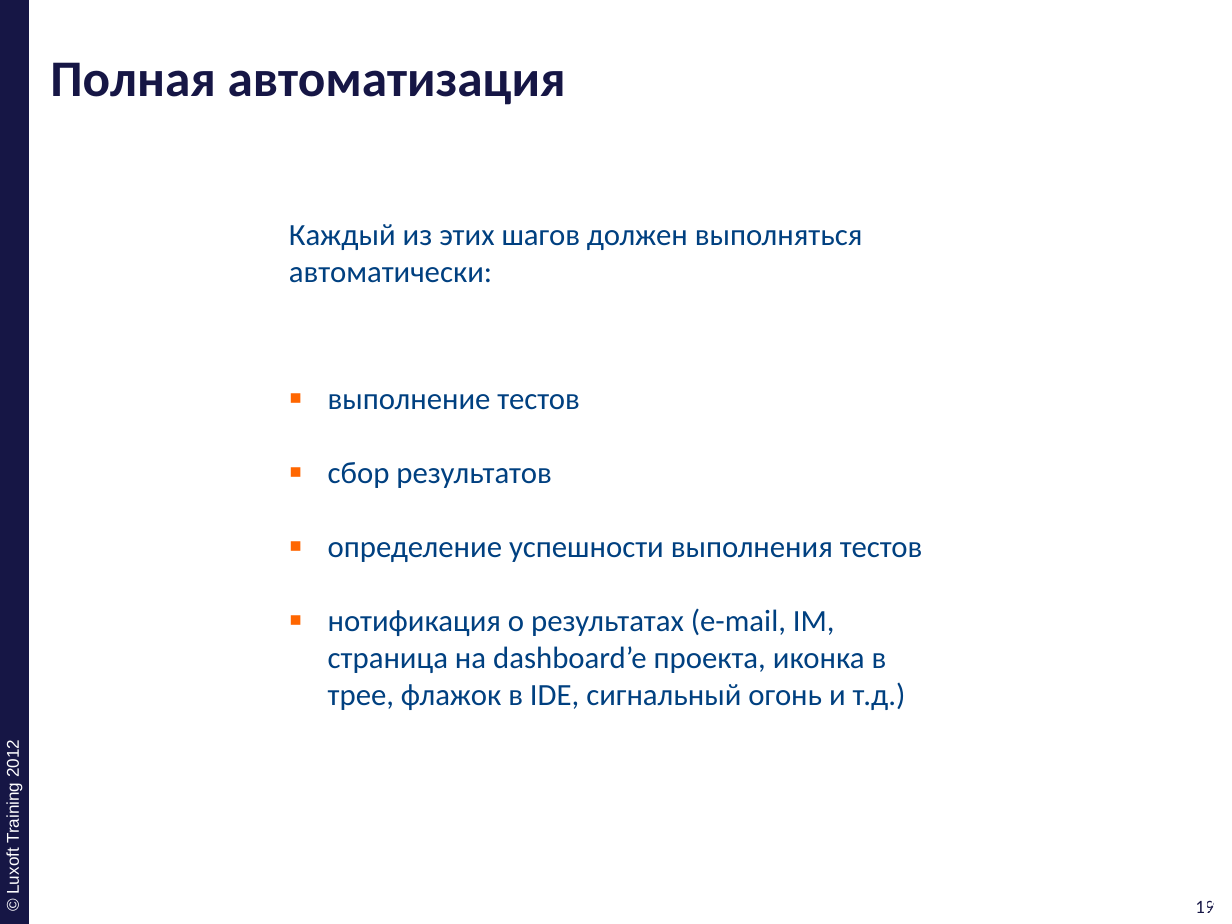
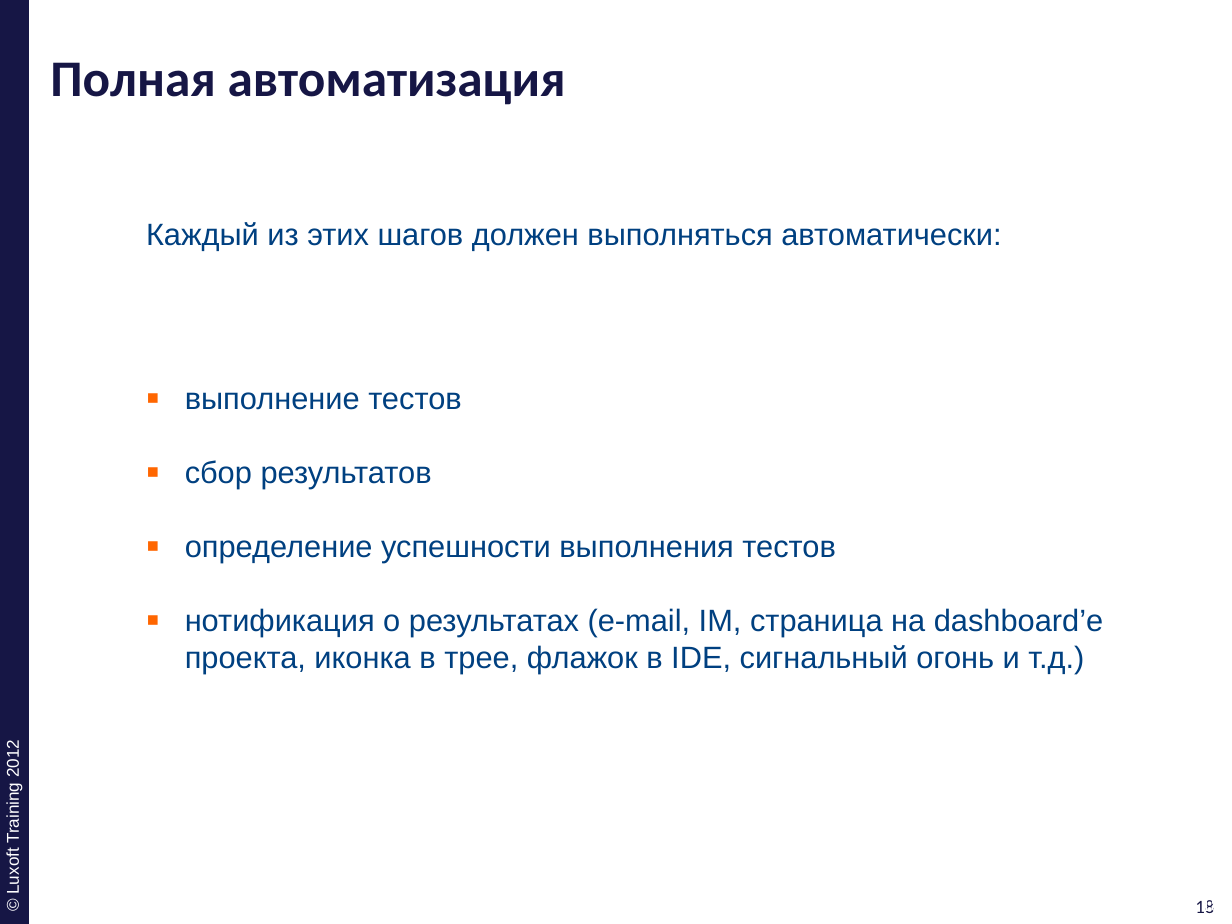
Before and after one commit to ivan-dyachenko/Trainings, a slide deck: slide 18 of Test Driven Development/materials/pptx/11. TDD-Best-Practice.pptx (slide 19 before the commit). Drawn at 1232x924 pixels with LibreOffice and Linux fonts; fonts in the diff are those of the drawing; background and template pictures are left out. Boxes give left, top, right and bottom in pixels: in the first picture for what was removed or moved away, otherwise in the second. Text is boxed around its words. In the diff, an @@ line names an element or a change of style, - is before the commit and + after.

```diff
--- a/Test Driven Development/materials/pptx/11. TDD-Best-Practice.pptx
+++ b/Test Driven Development/materials/pptx/11. TDD-Best-Practice.pptx
@@ text "Каждый из этих шагов должен ..." at [146,222,1001,250]: font Calibri to Arial @@
@@ text "Каждый из этих шагов должен ...": place and size @@
-text "Каждый из этих шагов должен ..." at [289,224,863,283]
+text "Каждый из этих шагов должен ..." at [146,222,1001,250]
@@ text "выполнение тестов": place and size @@
-text "выполнение тестов" at [328,394,923,710]
+text "выполнение тестов" at [185,392,1103,673]
@@ text "выполнение тестов" at [185,392,1103,673]: font Calibri to Arial @@
@@ page number at [1195,900,1214,913]: text changed @@
-19
+18
@@ page number at [1201,900,1220,913]: text changed @@
-19
+18
```
Also in this commit, not shown: 15 other slides changed, 1 slide removed.
